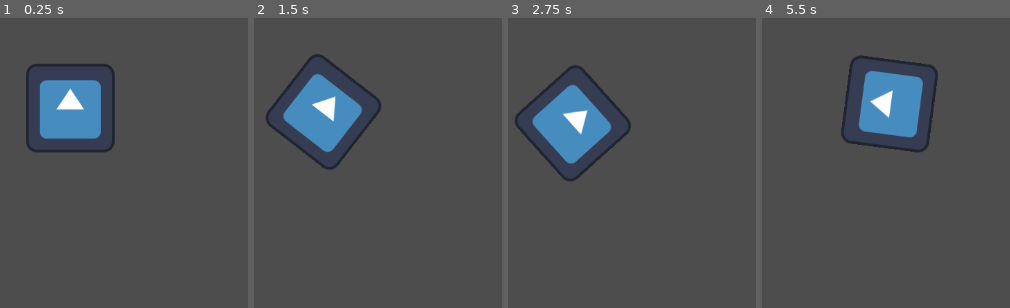
Above: before the commit, frames 1-4 (left to right).
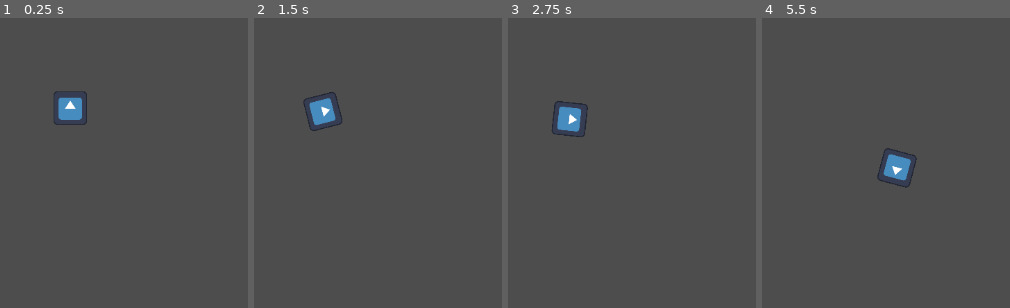
Above: after the commit, the same moments.

Repository: bear-minimum-studio/space-bear
Game: Godot game, scene res://World.tscn
Two runs of this game, one before a commit and one after it. Both use one fixed random seed, a clock stepped at 60 frames per second and the inputs below. The engine's default icon, where the game draws it, is replaced by a stand-in: a white triangle on a blue panel in a dark square.
Inputs:
- Up to frame 1 (0.25 s): no input
- Up to frame 2 (1.5 s): tap Enter at 0.5 s; hold Right (ui_right) 0.53-1.28 s; tap Down (decelerate) at 0.6, 1.35 s; hold Left (ui_left) from 1.28 s (still down)
- Up to frame 3 (2.75 s): release Left (ui_left) at 2.03 s; hold Right (ui_right) from 2.03 s (still down); tap Down (decelerate) at 2.1 s
- Up to frame 4 (5.5 s): release Right (ui_right) at 2.78 s; hold Up (accelerate) 2.78-3.53 s; tap Down (decelerate) every 0.75 s from 2.85 to 5.1 s; hold Left (ui_left) from 3.53 s (still down)

The runs differ from the first frame. In frame 1, 5.9% of the frame differs, in the area x 10-47%, y 15-47%; in frame 2, 6.2%; in frame 3, 6.1%; in frame 4, 7.5%, in the area x 31-71%, y 12-59%.

Commit message:
feat: adjust player size and speed

Diff:
--- a/Player.gd
+++ b/Player.gd
@@ -2,7 +2,7 @@
 
 
 const ACCEL = 90.0
-const ROTATION_SPEED = 0.02
+const ROTATION_SPEED = 0.04
 
 func _physics_process(delta):
 	var rotation_intensity = Input.get_axis("ui_left", "ui_right")
--- a/Player.tscn
+++ b/Player.tscn
@@ -10,7 +10,9 @@
 script = ExtResource("1_rsmvc")
 
 [node name="Player" type="Sprite2D" parent="."]
+scale = Vector2(0.379658, 0.379658)
 texture = ExtResource("1_snwga")
 
 [node name="CollisionShape2D" type="CollisionShape2D" parent="."]
+scale = Vector2(0.348005, 0.348005)
 shape = SubResource("RectangleShape2D_0v6u5")
